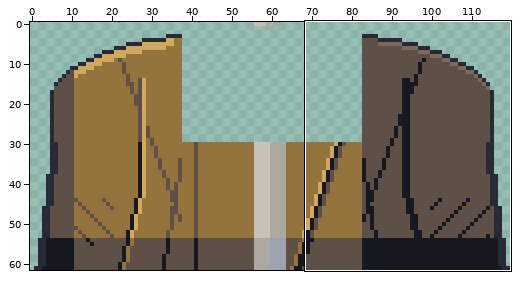
Pixel-art file: art/src/torso/perry-nakash.aseprite. The first picture is a wide view before the edit; the outline marks the close-up.
Close-up. The starting point:
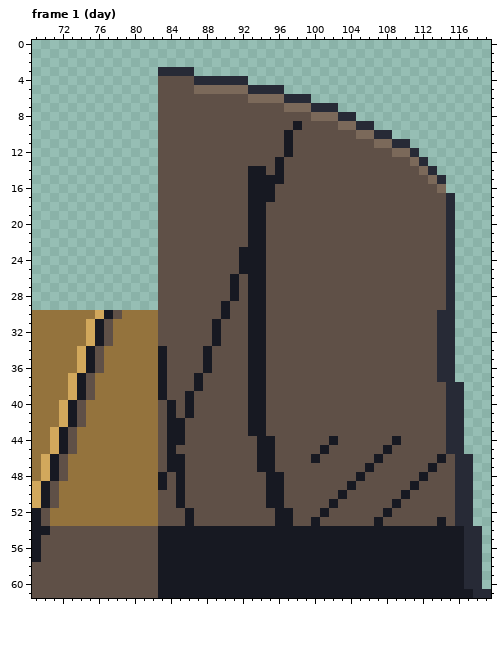
120x62 pixels, 2 frames. Shown: frame 1 (day): x 69..119, y 0..61. The commit also changed other frames or places, which this record leaves out.
Now the later version:
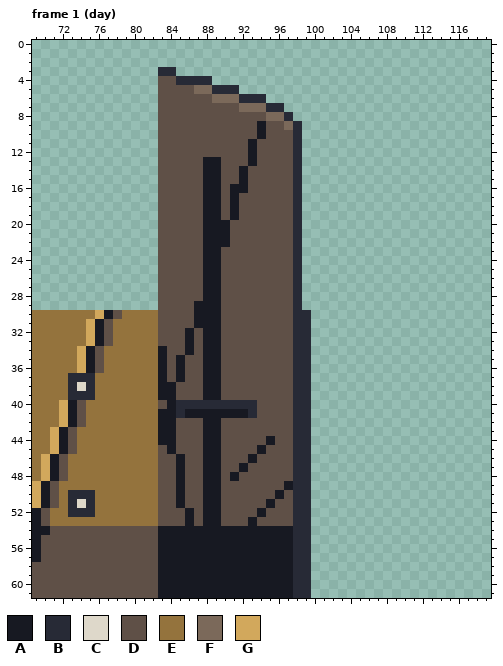
Palette (. is transparent): A #171922  B #272a36  C #ded8ca  D #5f5047  E #94733d  F #7b695a  G #d2a85c
Difference:
Changed rows in their new state; - is an unchanged pixel.
Frame 1 (day):
first column x 73:
 3 ------------..---------------------------------
 4 ------------BB--....---------------------------
 5 ----------------BBB.....-----------------------
 6 ----------------FFFBBB.....--------------------
 7 -------------------FFFBB......-----------------
 8 ----------------------FFB.......---------------
 9 ---------------------A--FB........-------------
10 ---------------------A--DB..........-----------
11 --------------------A---DB............---------
12 --------------------A---DB.............--------
13 ---------------AA---A--D-B..............-------
14 ---------------AA--ADD-D-B...............------
15 ---------------AA--ADDDD-B................-----
16 ---------------AA-AADDD--B................-----
17 ---------------AA-A-DDD--B.................----
18 ---------------AA-A-DD---B.................----
19 ---------------AA-A-DD---B.................----
20 ---------------AAA--DD---B.................----
21 ---------------AAA--DD---B.................----
22 ---------------AAA--DD---B.................----
23 ---------------AA--DDD---B.................----
24 ---------------AA--DDD---B.................----
25 ---------------AA--DDD---B.................----
26 ---------------AA-D-DD---B.................----
27 ---------------AA-D-DD---B.................----
28 ---------------AA-D-DD---B.................----
29 --------------AAAD--DD---B.................----
30 --------------AAAD--DD---BB................----
31 --------------AA----DD---BB................----
32 -------------A-A----DD---BB................----
33 -------------A-A----DD---BB................----
34 -------------A--A---DD---BB................----
35 ------------A---A---DD---BB................----
36 ------------A---A---DD---BB................----
37 BBB---------A-DAA---DD---BB................----
38 BCB--------A--DAA---DD---BB.................---
39 BBB--------A-D-AA---DD---BB.................---
40 ------------BBBBBBBBBD---BB.................---
41 ----------A-B-AAAAAABD---BB.................---
42 ----------A-D--AA---DD---BB.................---
43 ----------A-D--AA---DD---BB.................---
44 ----------A-D--AA----D---BB.................---
45 ---------------AA-----D--BB.................---
46 -----------D---AA---ADD--BB..................--
47 -----------D---AA--A-DD--BB..................--
48 ----------D----AA-A---DD-BB..................--
49 ----------D----AA-----DDABB..................--
50 BBB------------AA-----D--BB..................--
51 BCB------------AA------D-BB..................--
52 BBB------------AA----A-DDBB..................--
53 ---------------AA---A--DDBB..................--
54 -------------------------BB...................-
55 -------------------------BB...................-
56 -------------------------BB...................-
57 -------------------------BB...................-
58 -------------------------BB...................-
59 -------------------------BB...................-
60 -------------------------BB...................-
61 -------------------------BB....................
Where, in picture pixels (left, top, right, bottom), the same in both close-ups:
changed: (158, 67, 491, 598)
changed: (68, 373, 95, 400)
changed: (68, 490, 95, 517)
